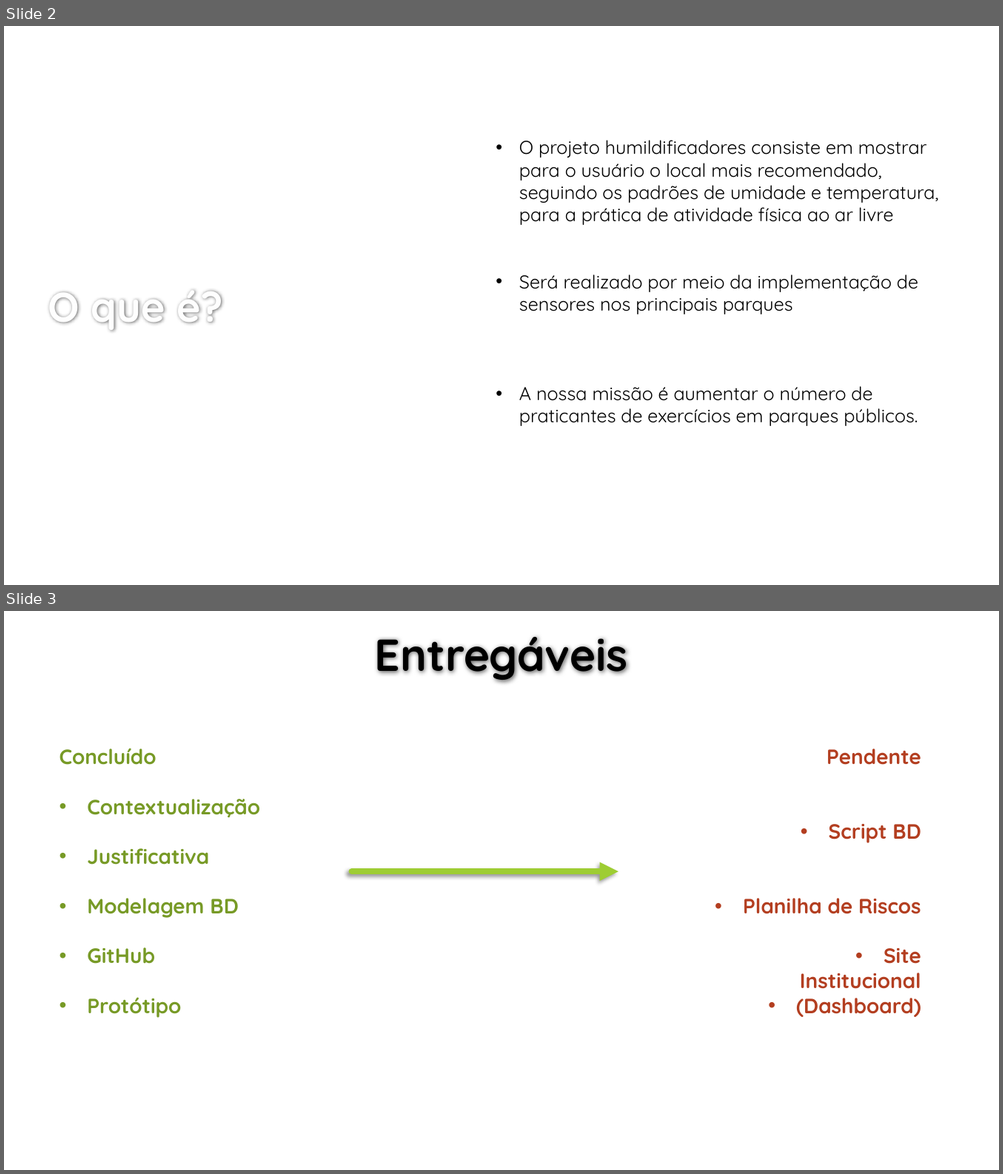
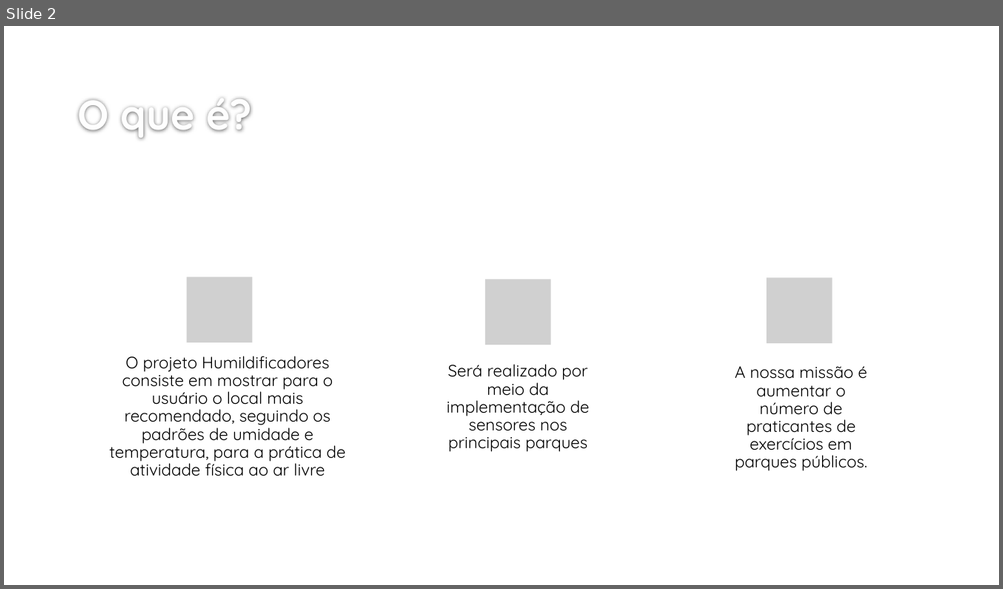
Before and after one commit to BandTec/grupo-05-cco, a slide deck: Apresentação/SPRINT-HUMILDIFICADORES.pptx. Shown one above the other, each under a label of ours: slides 2 and 3 before the commit, slide 2 after it. The pictures are 1003x1174 and 1003x589 pixels, drawn with LibreOffice and Linux fonts; fonts in the diff are those of the drawing; grey boxes stand for pictures; background and template pictures are left out. Boxes give left, top, right and bottom in pixels: in the first picture for what was removed or moved away, otherwise in the second. Text is boxed around its words. In the diff, an @@ line names an element or a change of style, - is before the commit and + after.

```diff
--- a/Apresentação/SPRINT-HUMILDIFICADORES.pptx
+++ b/Apresentação/SPRINT-HUMILDIFICADORES.pptx
@@ slide 3 removed at box(4, 611, 999, 1170), background #FFFFFF @@
@@ title removed at box(375, 637, 628, 683) @@
-Entregáveis
@@ text removed at box(60, 748, 260, 1018) @@
-Concluído
-• Contextualização
-• Justificativa
-• Modelagem BD
-• GitHub
-• Protótipo
@@ text removed at box(743, 749, 921, 1017) @@
-Pendente
-          • Script BD
-      • Planilha de Riscos
-          • Site Institucional
-          • (Dashboard)
@@ arrow removed from (352, 872) to (618, 872) @@
@@ slide 2 changed as well @@
@@ title "O que é?": place and size @@
-title "O que é?" at box(48, 290, 223, 332)
+title "O que é?" at box(77, 98, 252, 139)
@@ title "O que é?" at box(77, 98, 252, 139): vertical alignment middle to bottom @@
@@ text at box(109, 356, 346, 477): text changed; size 18 to 16 pt @@
-• O projeto humildificadores consiste em mostrar para o usuário o local mais recomendado, seguindo os padrões de umidade e temperatura, para a prática de atividade física ao ar livre
-• Será realizado por meio da implementação de sensores nos principais parques
-• A nossa missão é aumentar o número de praticantes de exercícios em parques públicos.
+O projeto Humildificadores consiste em mostrar para o usuário o local mais recomendado, seguindo os padrões de umidade e temperatura, para a prática de atividade física ao ar livre
@@ group added at box(187, 278, 867, 471): 3 pictures, 2 texts @@
+Será realizado por meio da implementação de sensores nos principais parques
+A nossa missão é aumentar o número de praticantes de exercícios em parques públicos.
```
Also in this commit, not shown: 2 other slides changed, 7 slides added, 2 other slides removed.
